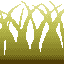
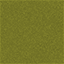
Two versions of the same layered image (w=64, h=64). Layer-by-layer changes:
added layer "Grass003_1K-JPG_AmbientOcclusion" above "Ground082S_1K-JPG_AmbientOcclusion" over box(0, 0, 64, 64)
added group "Grass_Detail" with 4 layers above "Wood_Planks" over box(0, 0, 64, 64)
moved "Grass_64_indiziert" into group "Grass_Detail" over box(0, 1, 64, 64)
moved "Verlaufsfüllung 2 Kopie" into group "Grass_Detail", painted on it over box(0, 1, 64, 64)
